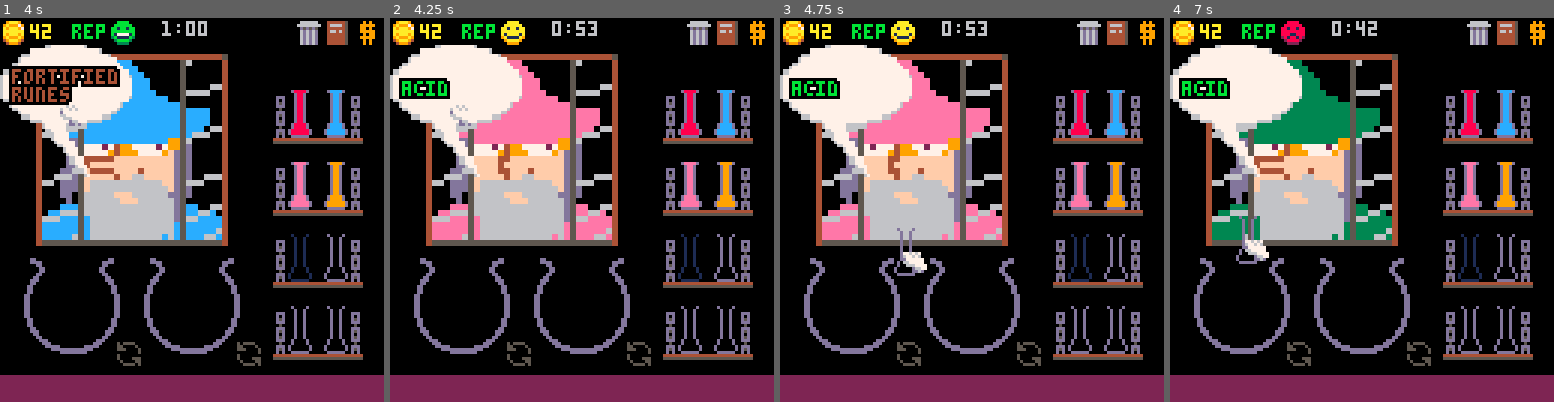
Above: before the commit, frames 1-4 (left to right).
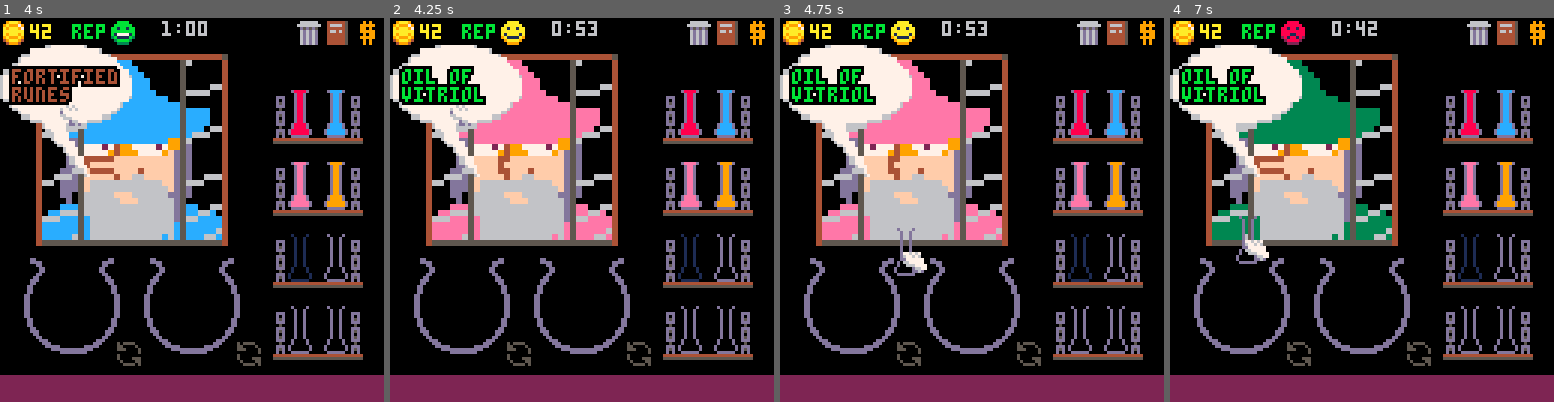
Above: after the commit, the same moments.

Repository: andbalch/cs4730_team_game
Game: PICO-8 cartridge potion.p8
Same seed, same stepped clock (60 frames per second), same inputs: the game is played once before the commit and once after it.
Inputs (mouse positions are in pixels of both pictures, inside the frame that each line leads up to):
- Up to frame 1 (4 s): tap X (X key) at 0.33, 1.07, 1.85, 2.97 s; click (280, 121) at 0.67 s; tap O (Z key) at 0.7, 1.7, 2.1, 2.5, 2.9, 3.3, 3.7 s; click (46, 267) at 1.22 s; click (107, 114) at 1.77 s; click (172, 259) at 2.32 s; click (234, 106) at 2.87 s; click (295, 256) at 3.42 s; click (61, 102) at 3.97 s
- Up to frame 2 (4.25 s): tap X (X key) at 4.08 s; tap O (Z key) at 4.1 s
- Up to frame 3 (4.75 s): tap O (Z key) at 4.5 s; click (902, 248) at 4.52 s
- Up to frame 4 (7 s): tap O (Z key) every 0.4 s from 4.9 to 6.9 s; click (1354, 94) at 5.07 s; tap X (X key) at 5.2, 6.32 s; click (1419, 244) at 5.62 s; click (1481, 90) at 6.17 s; click (1246, 236) at 6.72 s

Frame 1 is identical in both runs. In frame 2, 1.5% of the frame differs, in the area x 2-25%, y 12-23%; in frame 3, 1.5%; in frame 4, 1.5%.

Commit message:
cooler name

Diff:
--- a/game.lua
+++ b/game.lua
@@ -27,7 +27,7 @@
 	{c=5, n="crimstone", p=70},
 	{c=2, n="caustic\ndreams", p=80},
 	{c=4, n="fortified\nrunes", p=120},
-	{c=11, n="acid", p=130},
+	{c=11, n="oil of\nvitriol", p=130},
 	{c=7, n="moonlight", p=200},
 	{c=17, n="chroma-\ncrystal", p=210},
 	{c=10, n="dreamroot\nspore", p=220},
